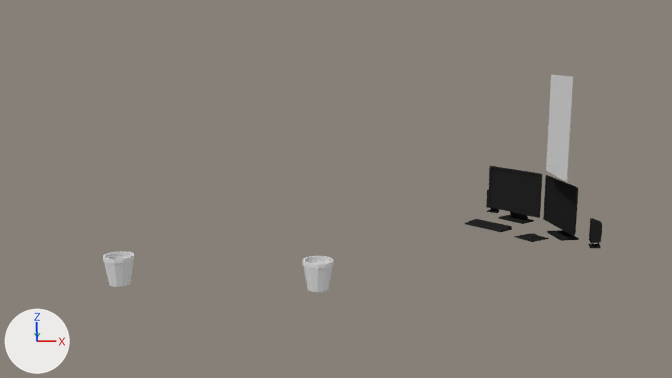
The Blender file app/Resources/models/scene.blend: old version first, new version second.
Both versions are drawn from the file's camera 'Camera'. The axes (+X, +Y, +Z) are drawn at lower left. The lights are the same throughout. The same objects are shown in both versions, whatever each file hides.

In view in the first picture: 'Cube.009', 'Plane.009', 'SM_Poster_KeepCalm_Demo', 'SM_Trash'.
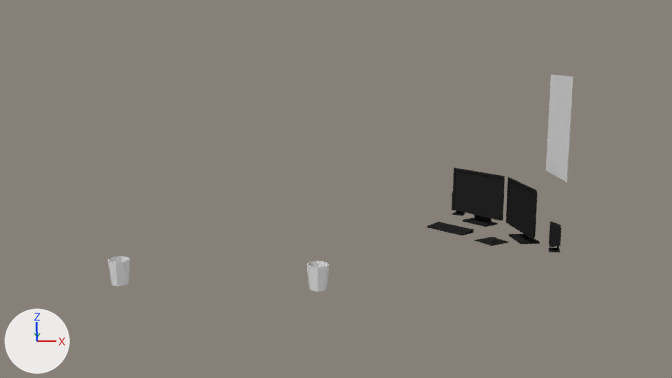
Changed parts and their boxes [x1, y1, x2, y2] in the pictures (672 x 378 px):
'Cube.009', moved
    before: [465, 166, 602, 249]
    after: [427, 168, 561, 253]
'Plane.009', reshaped (30% narrower, 14% shorter)
    before: [302, 256, 334, 292]
    after: [307, 261, 329, 292]
'SM_Trash', reshaped (28% narrower, 16% shorter)
    before: [103, 251, 134, 287]
    after: [108, 256, 130, 286]
part 1 of me_trash, cut back
    before: [103, 251, 334, 292]
    after: [108, 256, 329, 291]

Diff of the bpy script that builds the scene:
```diff
--- a/app/Resources/models/scene.blend.py
+++ b/app/Resources/models/scene.blend.py
@@ me_trash @@
 # used by ob_plane_009; location = (5.94, -0.5, 0.0)
-me_trash.from_pydata(...)  # 86 vertices, 96 faces; spans x -0.453..0.453, y -0.453..0.453, z 0.0..0.875
+me_trash.from_pydata(...)  # 34 vertices, 40 faces; spans x -0.328..0.328, y -0.328..0.328, z 0.0..0.75
+# me_trash part 1
+# 85 vertices are removed from x -0.453..0.453, y -0.453..0.453, z 0.0..0.875
+# 96 faces are deleted
+# 33 vertices are added at x -0.328..0.328, y -0.328..0.328, z 0.0..0.75
+# 40 new faces join them
@@ ob_cube_009 @@
 ob_cube_009 = bpy.data.objects.new('Cube.009', me_keyboard)
-ob_cube_009.location = (9.81, -1.31, 2.0)
+ob_cube_009.location = (8.68, -1.68, 2.0)
 ob_cube_009.rotation_euler = (0.0, 0.0, -0.746)  # degrees (0, 0, -43)
```
